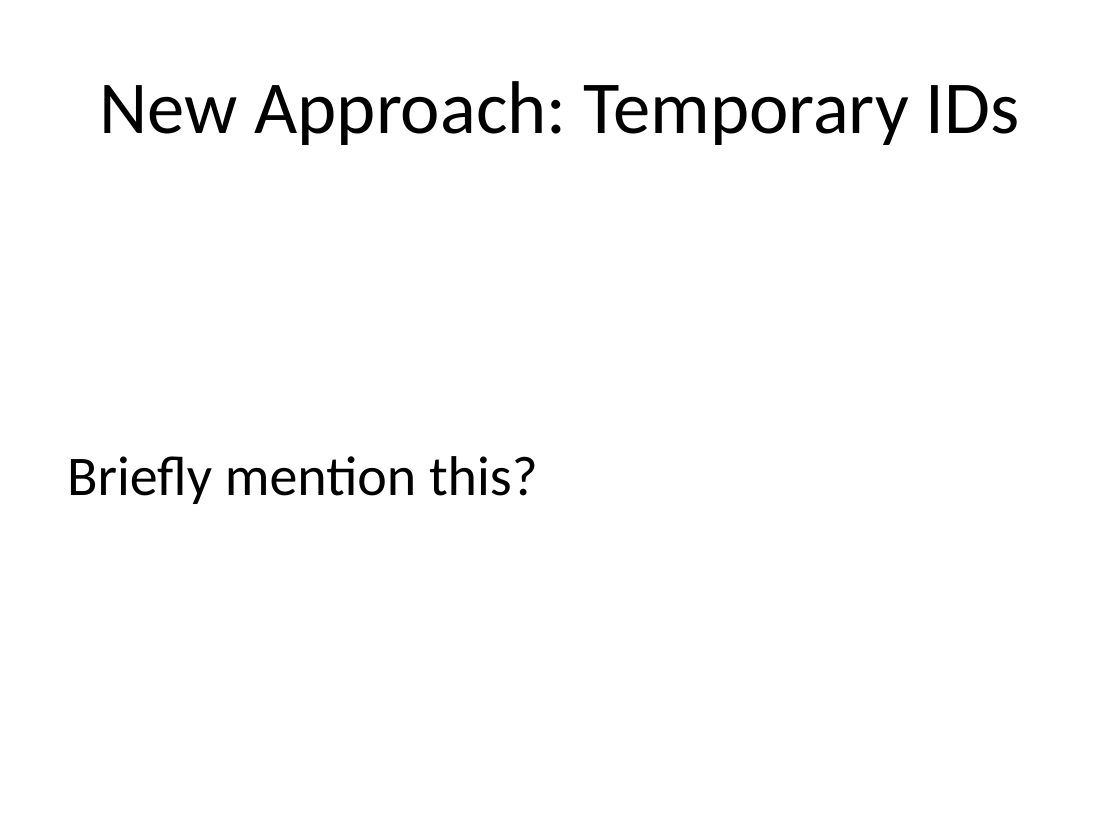
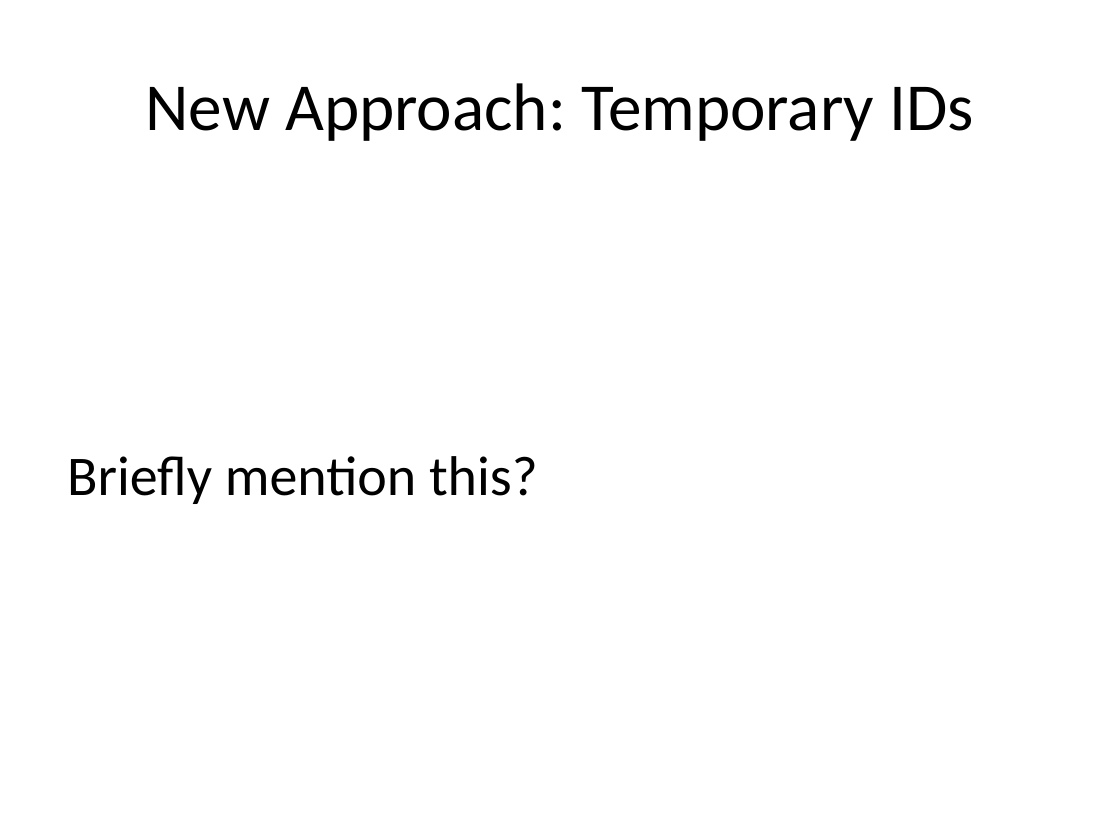
Before and after one commit to nfeltman/XIAnon, a slide deck: slide 8 of Presentation/Anonymity In XIA.pptx. Drawn at 1120x840 pixels with LibreOffice and Linux fonts; fonts in the diff are those of the drawing. Boxes give left, top, right and bottom in pixels: in the first picture for what was removed or moved away, otherwise in the second. Text is boxed around its words. In the diff, an @@ line names an element or a change of style, - is before the commit and + after.

```diff
--- a/Presentation/Anonymity In XIA.pptx
+++ b/Presentation/Anonymity In XIA.pptx
@@ title "New Approach: Temporary IDs" at (146, 83, 973, 141): size 48 to 43.2 pt @@
```
Also in this commit, not shown: 1 other slide changed, 2 other files.
